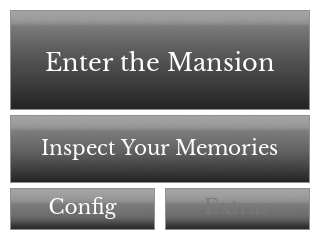
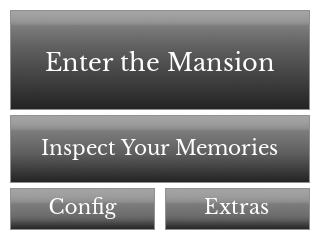
Before/after of a (320, 240) layered artwork. What changed in the layer stack:
painted on "Extras" over [204, 198, 269, 214]
